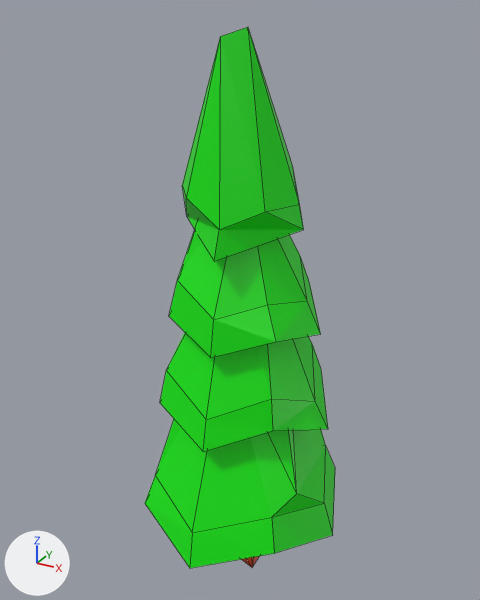
Renders of the Blender file Assets/Scenes/World/Models/Tree1.blend from each side of a commit.
Both versions are drawn from a 50 mm lens placed at (3.05, -5.6, 5.23), pointed at (-0.1, 0.11, 2.37). Lighting does not change. The marker at lower left points along +X, +Y and +Z. The first picture is the older version. Mesh edges are drawn as thin lines. The same objects are shown in both versions, whatever each file hides.

In view in the first picture: 'Tree1_LOD1'.
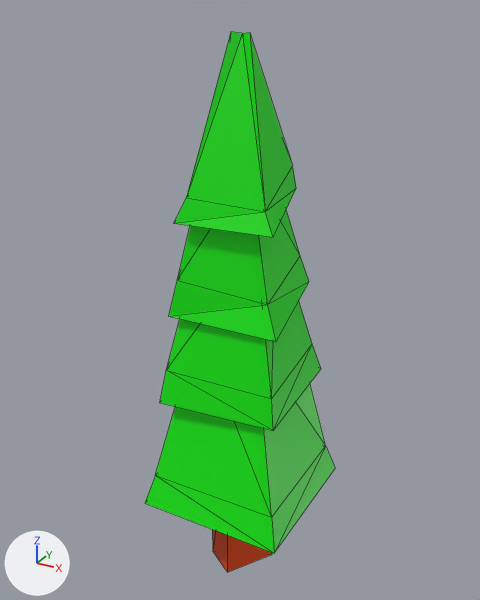
What differs and where, as boxes (x1, y1, x2, y2) in the pictures (480 x 600 px; the box of a moved part takes in the faces that stretch with it):
'Tree1_LOD1', reshaped
    before: (145, 27, 335, 568)
    after: (145, 32, 335, 572)
part 1 of me_cylinder_005, rebuilt (mostly hidden before)
    before: (241, 556, 259, 568)
    after: (212, 530, 272, 572)
part 2 of me_cylinder_005, moved or reshaped
    before: (145, 27, 335, 568)
    after: (145, 32, 335, 553)

The change, as a list of edits to the scene's bpy script:
```text
Change me_cylinder_005:
    used by ob_tree1_lod1; location = (0.0, 0.0, -0.09)
    remove me_cylinder_005.from_pydata(...)  # 88 vertices, 84 faces; spans x -1.17..1.16, y -1.17..1.15, z -0.91..5.17
    add me_cylinder_005.from_pydata(...)  # 55 vertices, 84 faces; spans x -0.85..0.85, y -0.83..0.85, z -0.95..5.13
    me_cylinder_005 part 1: the loose piece of 7 vertices spanning x -0.37..0.25, y -0.37..0.34, z -0.91..0.94 is rebuilt with 8 vertices and now spans x -0.32..0.34, y -0.37..0.41, z -0.95..0.96
    me_cylinder_005 part 2
    48 vertices are removed from x -1.17..1.16, y -1.17..1.15, z -0.15..5.17
    74 faces are deleted
    2 vertices move from x -0.7..-0.07, y -0.11..0.68, z 2.71..2.82 to x -0.19..0.23, y 0.02..0.07, z 4.08..4.09
    14 vertices are added at x -0.39..0.57, y -0.64..0.39, z 2.24..5.13
    72 new faces join them, mat_leavemat (green #04e700)
```
